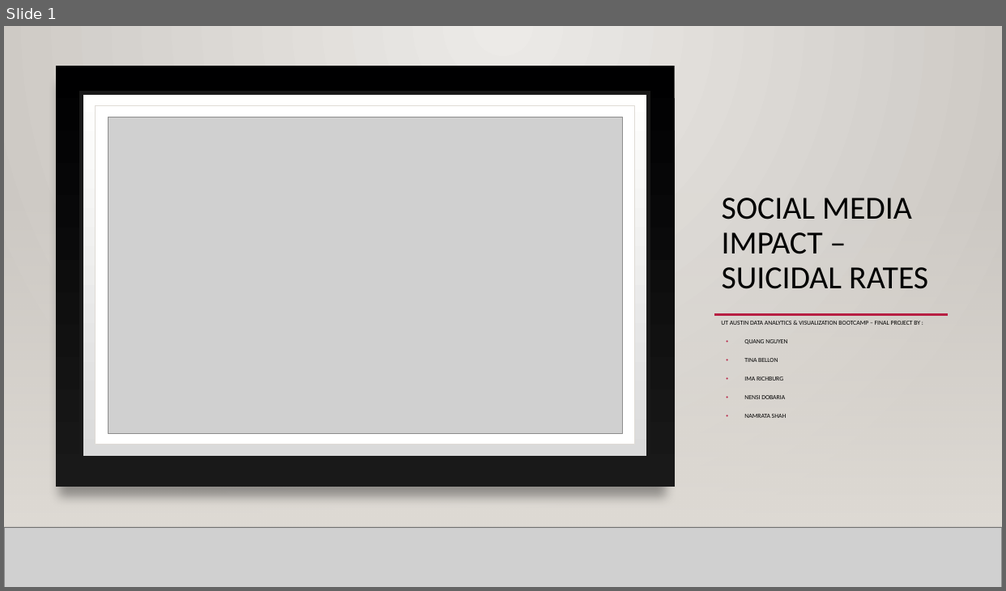
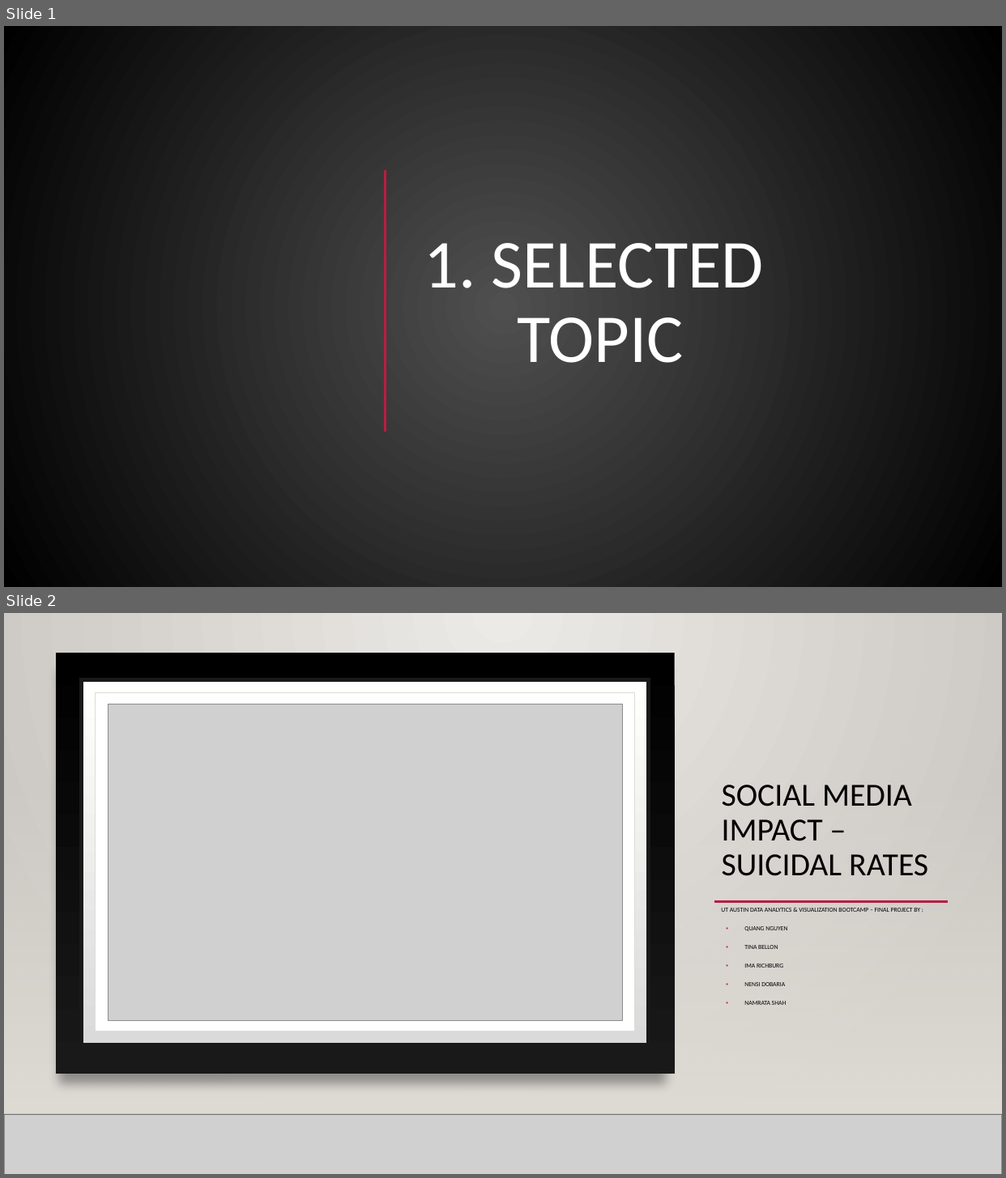
Before and after one commit to NensiH/Social_media_impact, a slide deck: Presentation/Social Media Impact_final_ppt.pptx. Shown one above the other, each under a label of ours: slide 1 before the commit, slides 1 and 2 after it. The pictures are 1006x591 and 1006x1178 pixels, drawn with LibreOffice and Linux fonts; fonts in the diff are those of the drawing; grey boxes stand for pictures; background and template pictures are left out. Boxes give left, top, right and bottom in pixels: in the first picture for what was removed or moved away, otherwise in the second. Text is boxed around its words. In the diff, an @@ line names an element or a change of style, - is before the commit and + after.

```diff
--- a/Presentation/Social Media Impact_final_ppt.pptx
+++ b/Presentation/Social Media Impact_final_ppt.pptx
@@ slide 1 added at (4,26,1002,587), background gradient #505050 to #000000; not listed: 1 template element that a slide beside it also shows @@
@@ rectangle added at (4,26,1002,587), fill gradient #505050 to #000000 @@
@@ line added from (385, 170) to (385, 433), #B71E42 2.75 pt @@
@@ rectangle added at (4,191,1002,527), fill gradient #454545 @@
@@ rectangle added at (4,191,1002,527), fill gradient #454545 @@
@@ line added from (123, 177) to (910, 177), #B71E42 2.5 pt @@
@@ title added at (424,243,764,363), 66 pt, text #FFFFFF @@
+1. SELECTED TOPIC
@@ line added from (202, 315) to (909, 315), #B71E42 2.5 pt @@
@@ picture added at (4,527,1002,587) @@
@@ line added from (4, 527) to (1002, 527), #000001 1 pt @@
@@ what was slide 1 is now slide 2 @@
```
Also in this commit, not shown: 5 slides changed, 12 other slides added, 1 other file.
